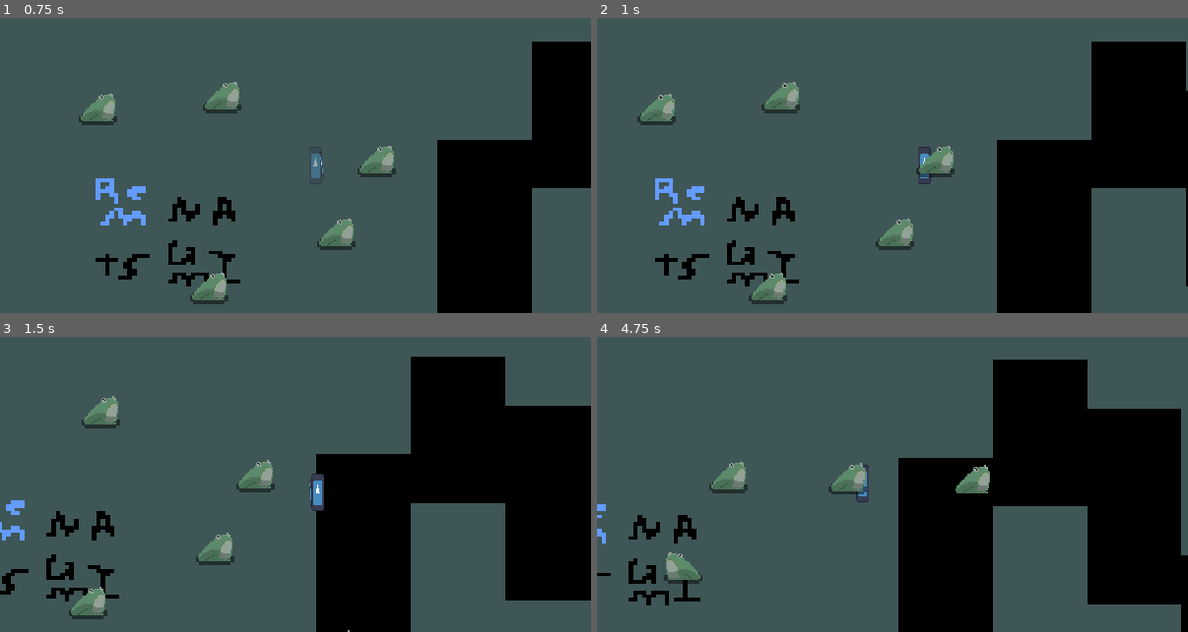
Above: before the commit, frames 1-4 (two rows, left to right).
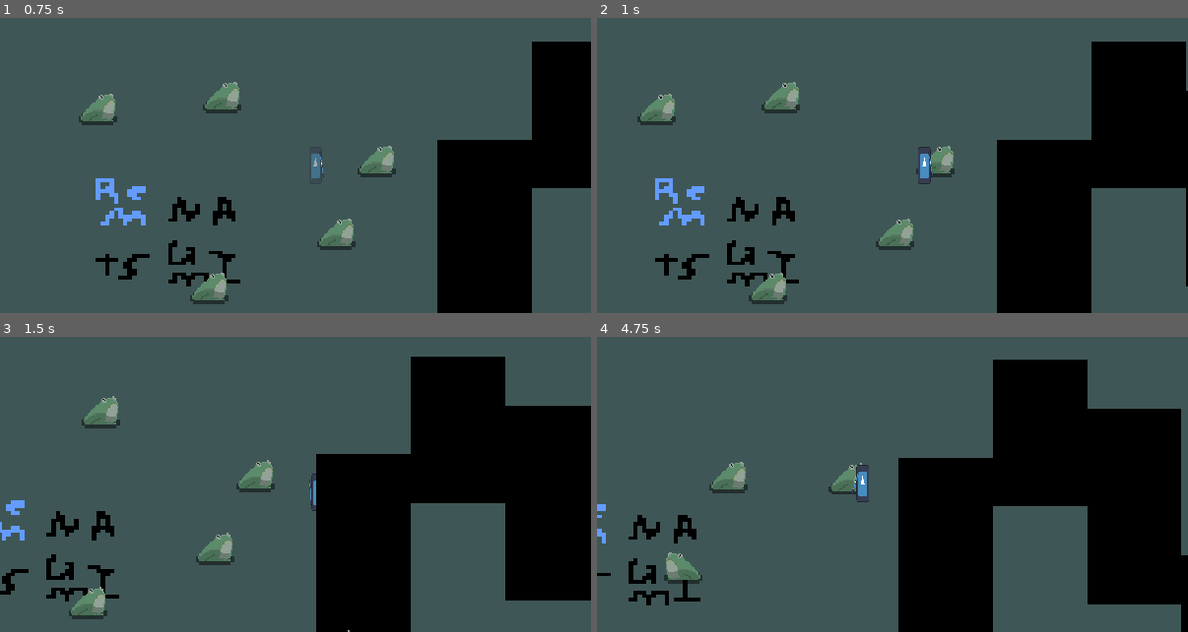
Above: after the commit, the same moments.

Repository: arrowira/miniJam200
Game: Godot game, scene res://Scenes/main.tscn
The game is run twice, just before and just after one commit, with the same random seed, the same clock (stepped at 60 frames per second) and the same inputs. The engine's default icon, where the game draws it, is replaced by a stand-in: a white triangle on a blue panel in a dark square.
Inputs (mouse positions are in pixels of both pictures, inside the frame that each line leads up to):
- Up to frame 1 (0.75 s): tap Enter at 0.5 s; move the mouse to (425, 150) at 0.52 s; hold D (Right) from 0.53 s (still down); tap Shift (Dash) at 0.6 s; click (425, 150) at 0.67 s
- Up to frame 2 (1 s): keep holding D (Right)
- Up to frame 3 (1.5 s): move the mouse to (177, 499) at 1.27 s; release D (Right) at 1.28 s; hold S (Down) from 1.28 s (still down); click (177, 499) at 1.35 s
- Up to frame 4 (4.75 s): move the mouse to (951, 419) at 2.02 s; release S (Down) at 2.03 s; hold D (Right) 2.03-2.78 s; tap Shift (Dash) at 2.1, 3.6 s; move the mouse to (862, 543) at 2.77 s; hold W (Up) 2.78-3.53 s; click (862, 543) at 2.85 s; move the mouse to (1069, 528) at 3.52 s; hold A (Left) from 3.53 s (still down); move the mouse to (715, 440) at 4.27 s; click (715, 440) at 4.35 s

Frame 1 is identical in both runs. In frame 2, 0.1% of the frame differs, in the area x 54-57%, y 46-54%; in frame 3, 0.2%; in frame 4, 0.6%, in the area x 43-67%, y 43-54%.

Commit message:
player and frog z index  ordering

Diff:
--- a/minijam-200/Scripts/PlayerMovement.gd
+++ b/minijam-200/Scripts/PlayerMovement.gd
@@ -11,6 +11,7 @@
 var DashSpeed = 2
 
 func _physics_process(delta: float) -> void:
+	z_index = global_position.y-12
 	if(BowCharge >= 25 && !Input.is_mouse_button_pressed(MouseButton.MOUSE_BUTTON_LEFT)):
 		$shoot.play()
 		BowCharge = 0
--- a/minijam-200/Scripts/frog.gd
+++ b/minijam-200/Scripts/frog.gd
@@ -13,6 +13,7 @@
 
 # Called every frame. 'delta' is the elapsed time since the previous frame.
 func _physics_process(delta: float):
+	z_index = global_position.y
 	if jumpDir.x>0:
 		$Sprite2D.flip_h = false
 	else:
